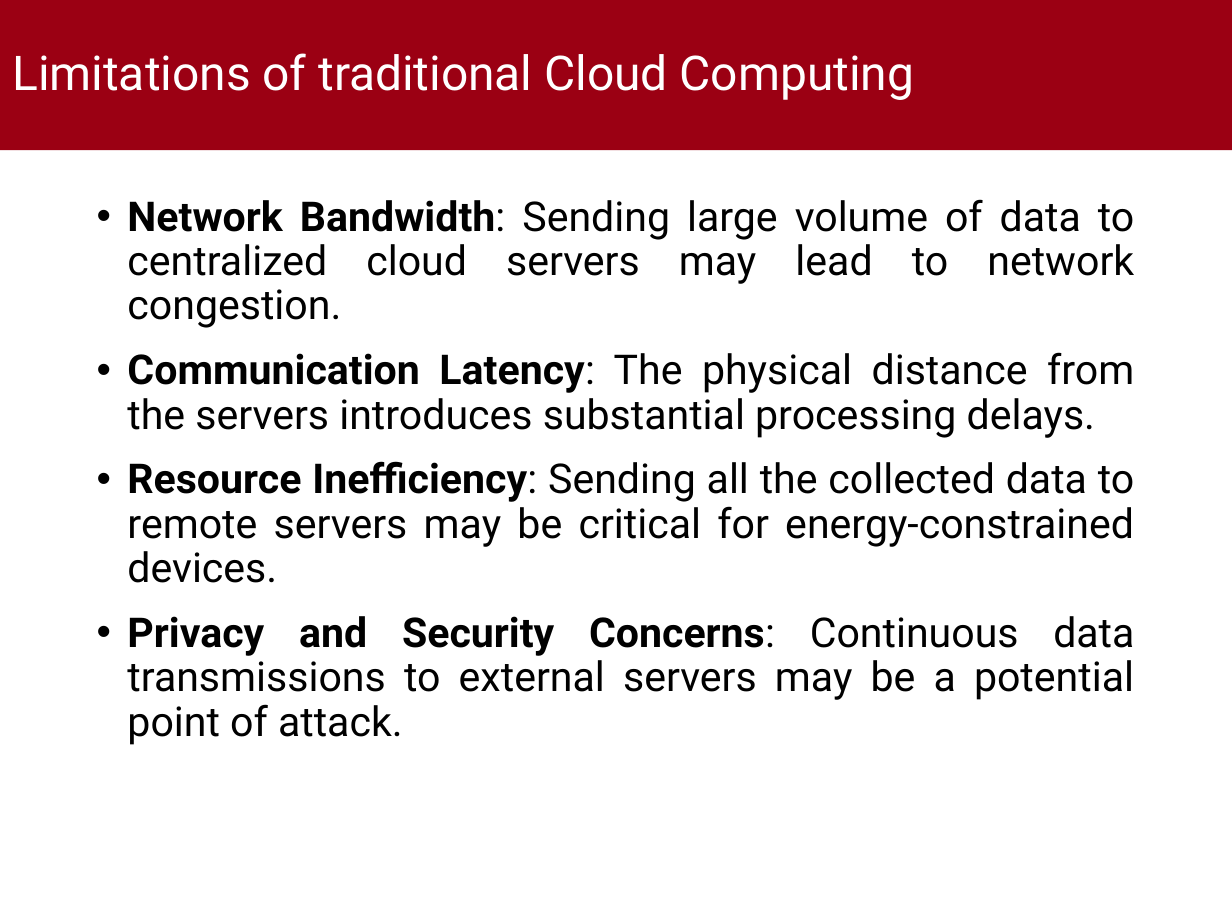
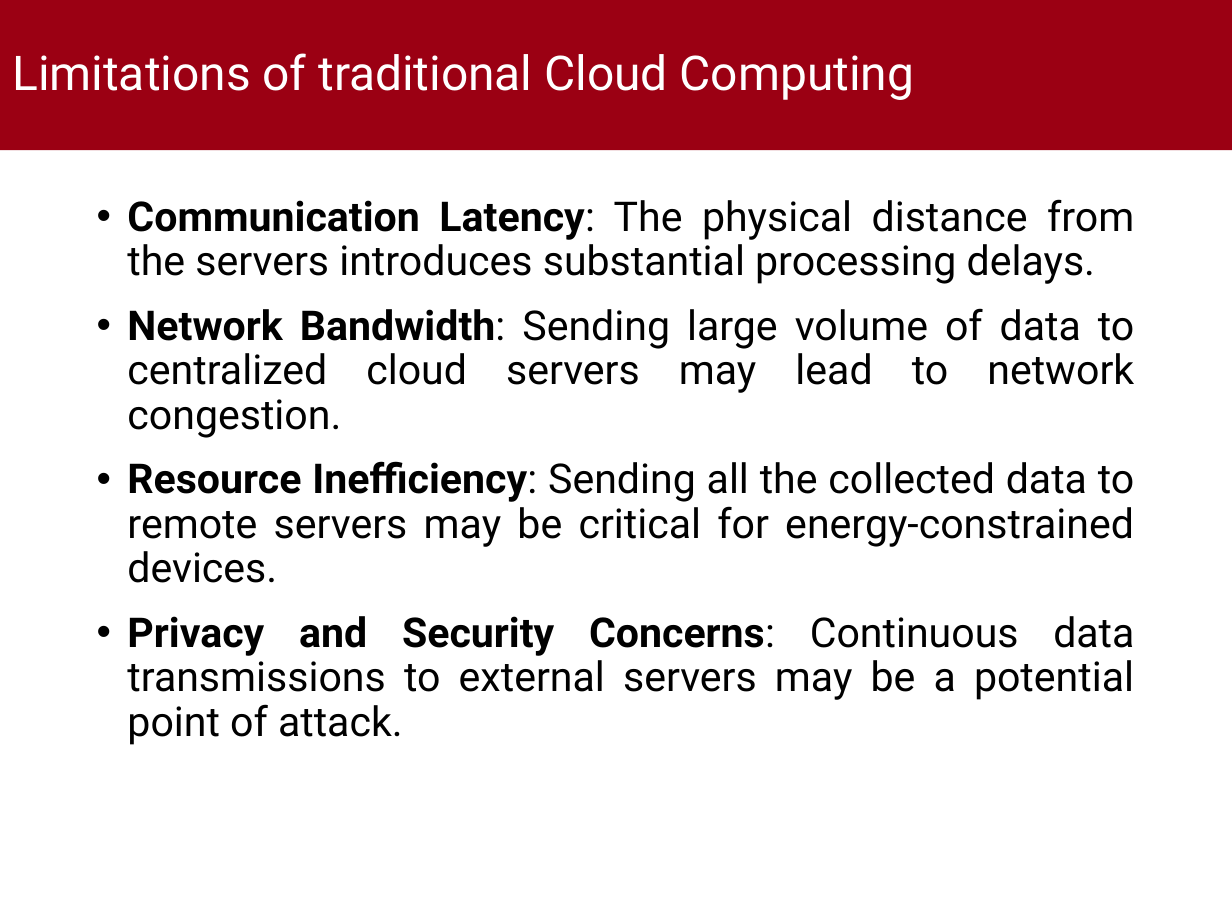
Before and after one commit to MikeIsBack/UniPD-MSc-Computer-Science-courses, a slide deck: slide 4 of Wireless Networks for Mobile Applications/Project/Presentation/Presentation.pptx. Drawn at 1232x924 pixels with LibreOffice and Linux fonts; fonts in the diff are those of the drawing; background and template pictures are left out. Boxes give left, top, right and bottom in pixels: in the first picture for what was removed or moved away, otherwise in the second. Text is boxed around its words. In the diff, an @@ line names an element or a change of style, - is before the commit and + after.

```diff
--- a/Wireless Networks for Mobile Applications/Project/Presentation/Presentation.pptx
+++ b/Wireless Networks for Mobile Applications/Project/Presentation/Presentation.pptx
@@ text at bbox=[127, 199, 1134, 284]: paragraph added @@
+• Communication Latency: The physical distance from the servers introduces substantial processing delays.
@@ text at bbox=[127, 352, 1134, 438]: paragraph removed @@
-• Communication Latency: The physical distance from the servers introduces substantial processing delays.
```
Also in this commit, not shown: 3 other slides changed, 1 slide added, 3 slides removed, 2 other files.
